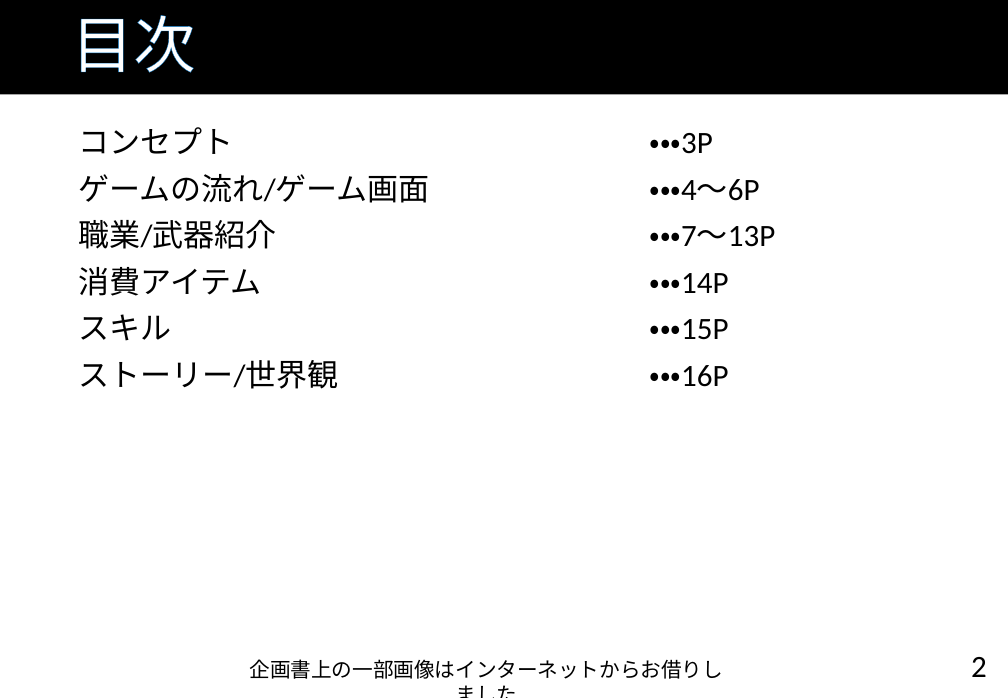
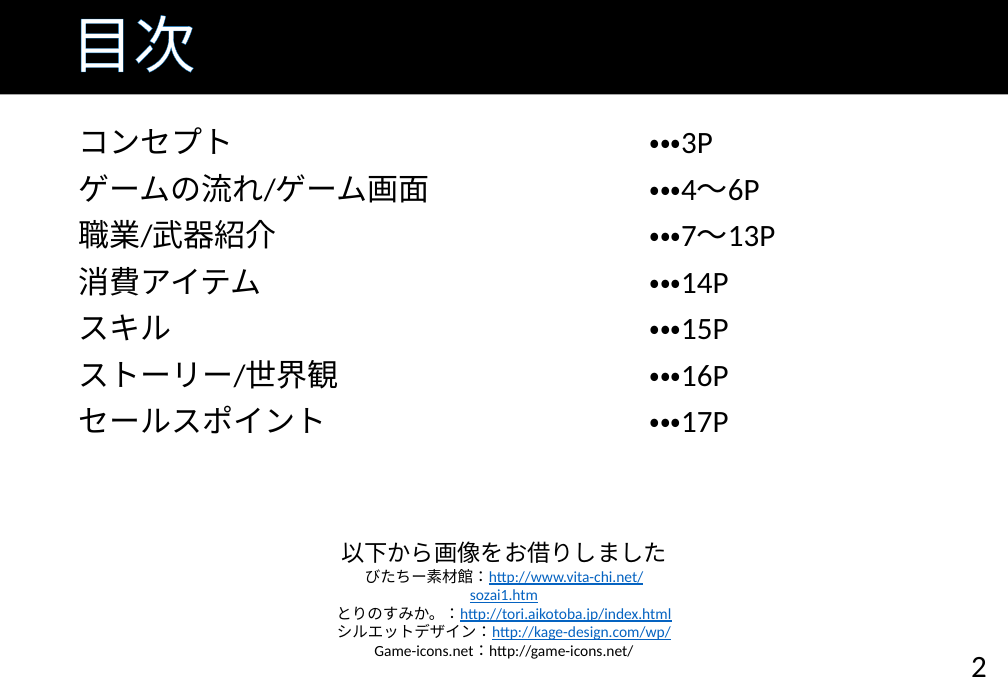
Before and after one commit to TaigaMizunuma/FreewheelExciter, a slide deck: slide 2 of Godlibrary/powerpoint/FE_proposal_ver0.5.pptx. Drawn at 1008x698 pixels with LibreOffice and Linux fonts; fonts in the diff are those of the drawing; background and template pictures are left out. Boxes give left, top, right and bottom in pixels: in the first picture for what was removed or moved away, otherwise in the second. Text is boxed around its words. In the diff, an @@ line names an element or a change of style, - is before the commit and + after.

Commit message:
企画書仕様書最新ver
・マップ4更新
・提出した企画書アップロード

```diff
--- a/Godlibrary/powerpoint/FE_proposal_ver0.5.pptx
+++ b/Godlibrary/powerpoint/FE_proposal_ver0.5.pptx
@@ text at [79,405,327,434]: paragraph added @@
+セールスポイント
@@ text at [649,412,728,432]: paragraph added @@
+・・・17P
@@ text at [336,541,671,659]: text changed; size 16 to 12 pt; text colour #000000 to #0563C1 @@
-企画書上の一部画像はインターネットからお借りしました
+以下から画像をお借りしました
+びたちー素材館：http://www.vita-chi.net/sozai1.htm
+とりのすみか。：http://tori.aikotoba.jp/index.html
+シルエットデザイン：http://kage-design.com/wp/
+Game-icons.net：http://game-icons.net/
```
Also in this commit, not shown: 14 other slides changed, 1 slide added, 5 other files.
